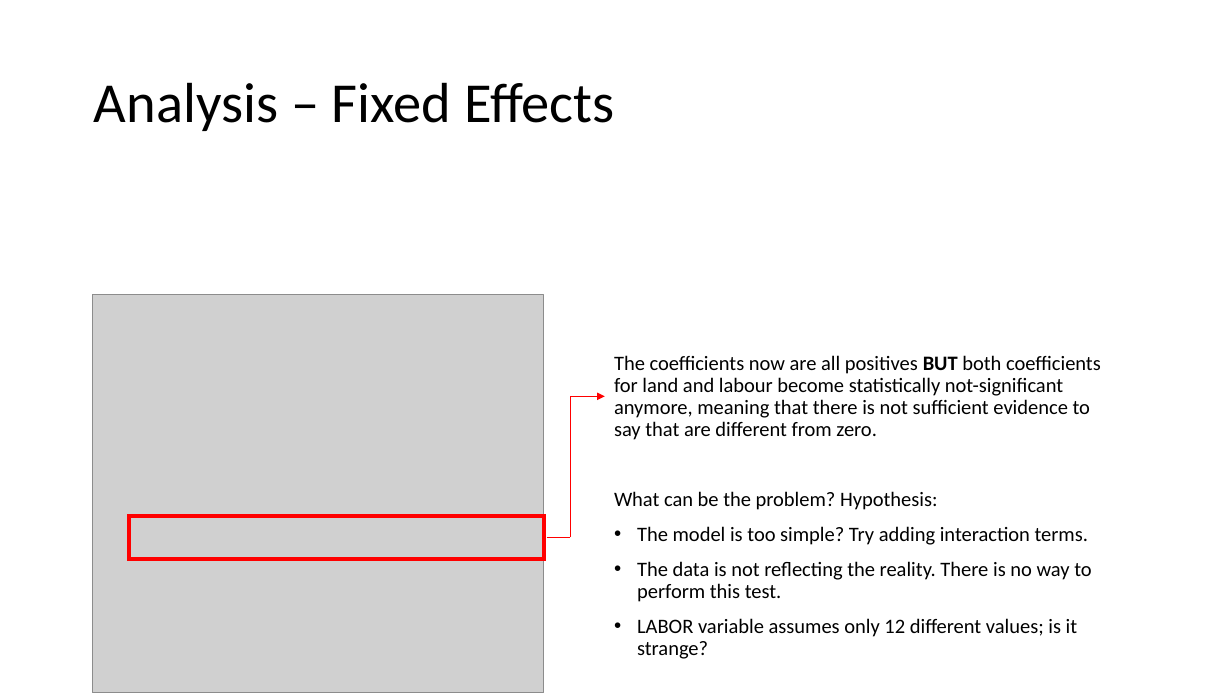
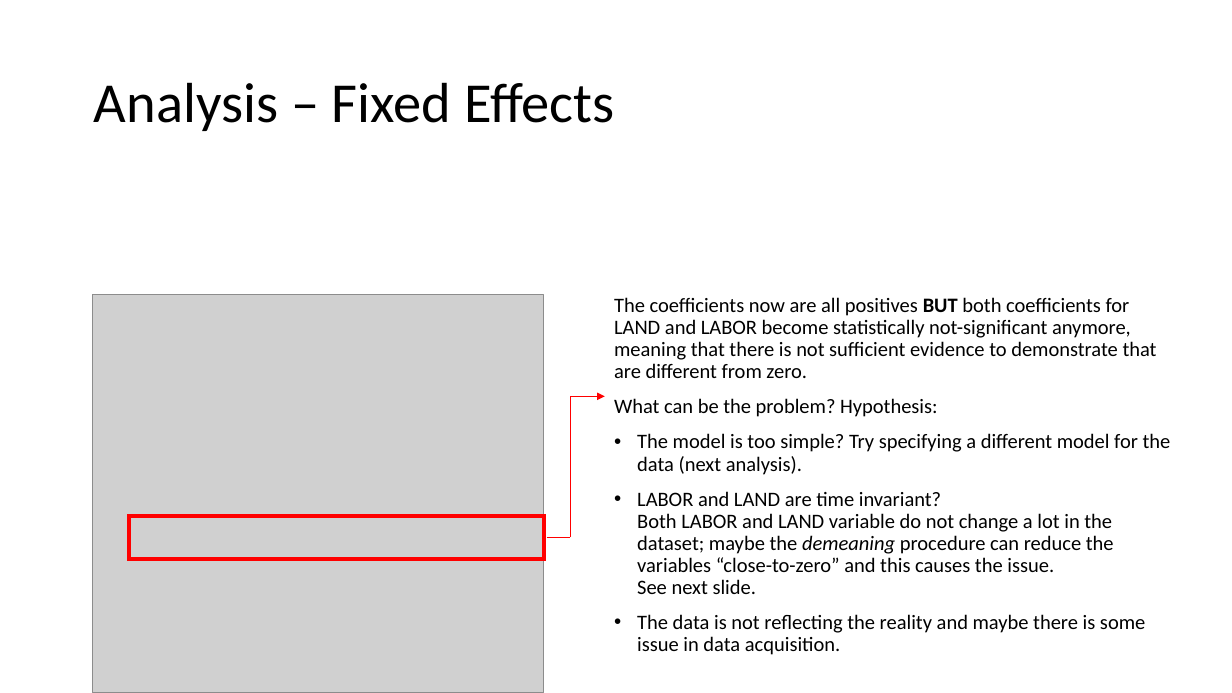
Before and after one commit to peppusnight/policy_evaluation, a slide deck: slide 8 of 20211001_policy.pptx. Drawn at 1232x693 pixels with LibreOffice and Linux fonts; fonts in the diff are those of the drawing; grey boxes stand for pictures. Boxes give left, top, right and bottom in pixels: in the first picture for what was removed or moved away, otherwise in the second. Text is boxed around its words. In the diff, an @@ line names an element or a change of style, - is before the commit and + after.

```diff
--- a/20211001_policy.pptx
+++ b/20211001_policy.pptx
@@ text "The coefficients now are all ...": place and size @@
-text "The coefficients now are all ..." at (614, 355, 1101, 659)
+text "The coefficients now are all ..." at (614, 297, 1171, 655)
@@ text at (614, 297, 1157, 378): text changed @@
-The coefficients now are all positives BUT both coefficients for land and labour become statistically not-significant anymore, meaning that there is not sufficient evidence to say that are different from zero.
+The coefficients now are all positives BUT both coefficients for LAND and LABOR become statistically not-significant anymore, meaning that there is not sufficient evidence to demonstrate that are different from zero.
@@ text at (637, 433, 1171, 655): text changed @@
-• The model is too simple? Try adding interaction terms.
-• The data is not reflecting the reality. There is no way to perform this test.
-• LABOR variable assumes only 12 different values; is it strange?
+• The model is too simple? Try specifying a different model for the data (next analysis).
+• LABOR and LAND are time invariant?
+  Both LABOR and LAND variable do not change a lot in the dataset; maybe the demeaning procedure can reduce the variables “close-to-zero” and this causes the issue.
+  See next slide.
+• The data is not reflecting the reality and maybe there is some issue in data acquisition.
```
Also in this commit, not shown: 4 other slides changed, 2 slides added, 1 other file.
